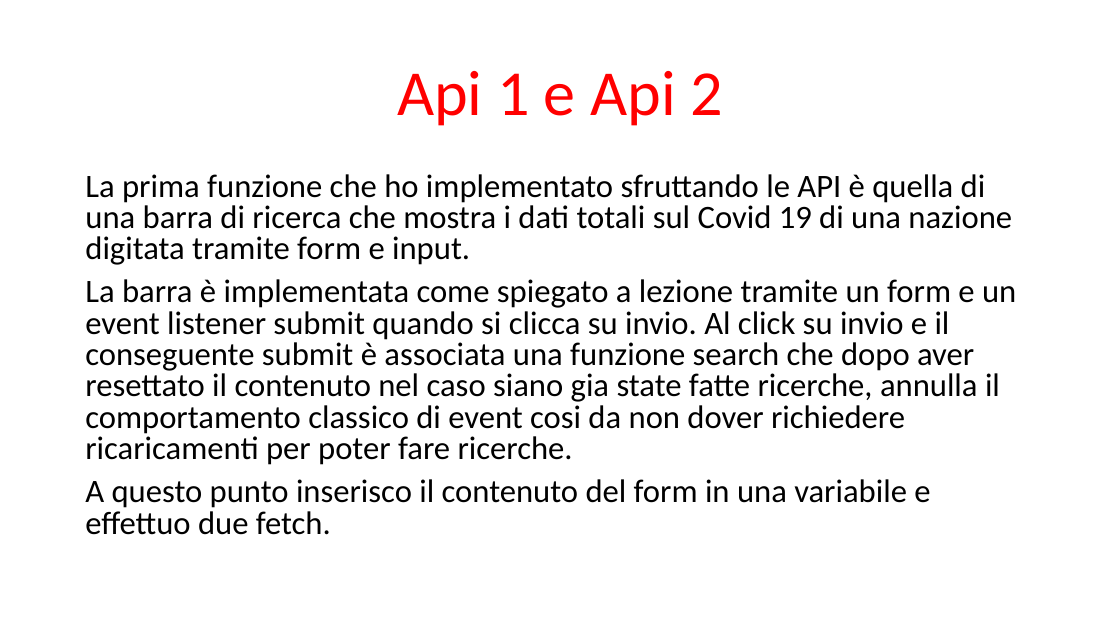
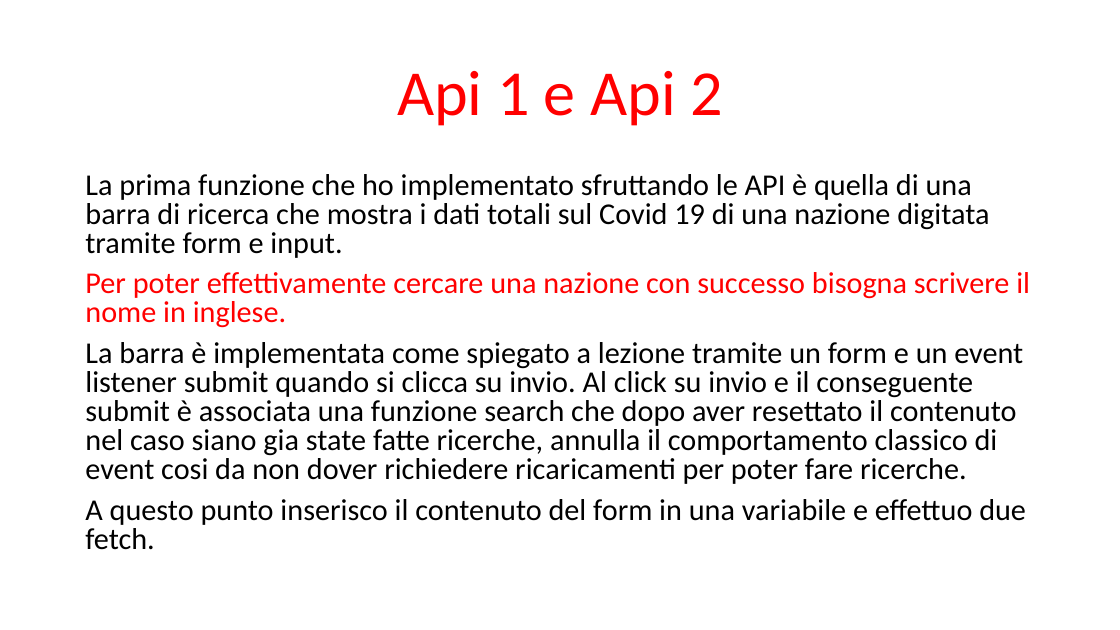
Before and after one commit to AldoBarca/mhw3, a slide deck: slide 3 of mhw3.pptx. Drawn at 1120x630 pixels with LibreOffice and Linux fonts; fonts in the diff are those of the drawing. Boxes give left, top, right and bottom in pixels: in the first picture for what was removed or moved away, otherwise in the second. Text is boxed around its words. In the diff, an @@ line names an element or a change of style, - is before the commit and + after.

```diff
--- a/mhw3.pptx
+++ b/mhw3.pptx
@@ text at [85,174,1026,550]: size 28 to 25.9 pt in "La prima funzione che ho implementato sfruttando ...", "La barra è implementata come spiegato a ...", "A questo punto inserisco il contenuto del ..." @@
@@ text at [85,272,1030,328]: paragraph added @@
+Per poter effettivamente cercare una nazione con successo bisogna scrivere il nome in inglese.
```
